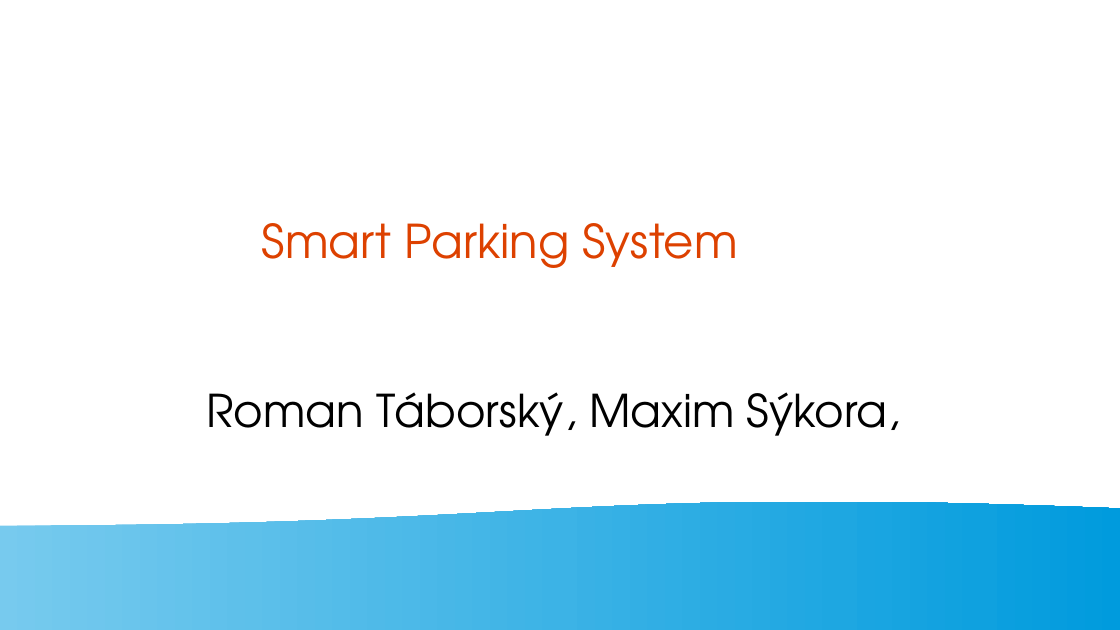
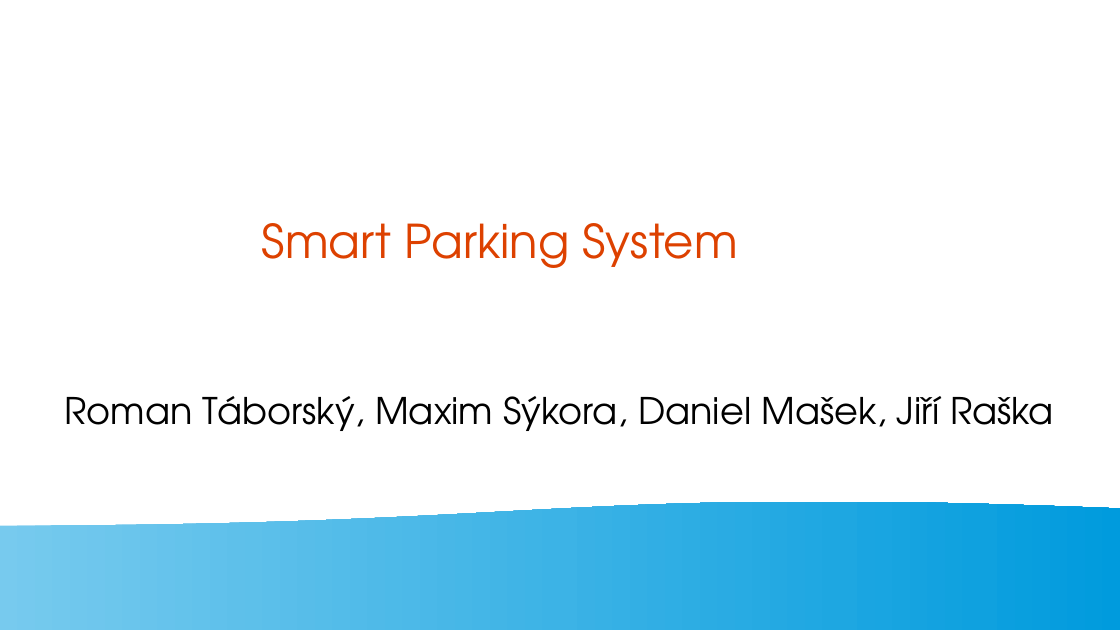
Before and after one commit to Astra3/zpswi_project, a slide deck: slide 1 of docs/cv1/prezentace.odp. Drawn at 1120x630 pixels with LibreOffice and Linux fonts; fonts in the diff are those of the drawing. Boxes give left, top, right and bottom in pixels: in the first picture for what was removed or moved away, otherwise in the second. Text is boxed around its words. In the diff, an @@ line names an element or a change of style, - is before the commit and + after.

Commit message:
Addes signatures to presentation

```diff
--- a/docs/cv1/prezentace.odp
+++ b/docs/cv1/prezentace.odp
@@ subtitle at [64,396,1054,431]: text changed; size 32 to 26 pt @@
-Roman Táborský, Maxim Sýkora,
+Roman Táborský, Maxim Sýkora, Daniel Mašek, Jiří Raška
```
